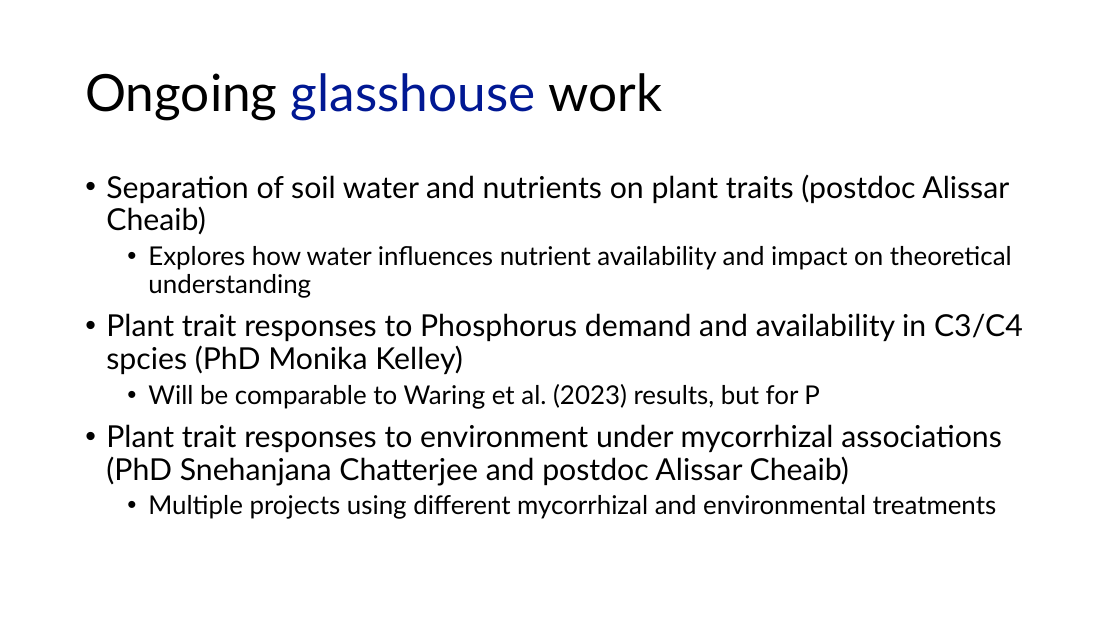
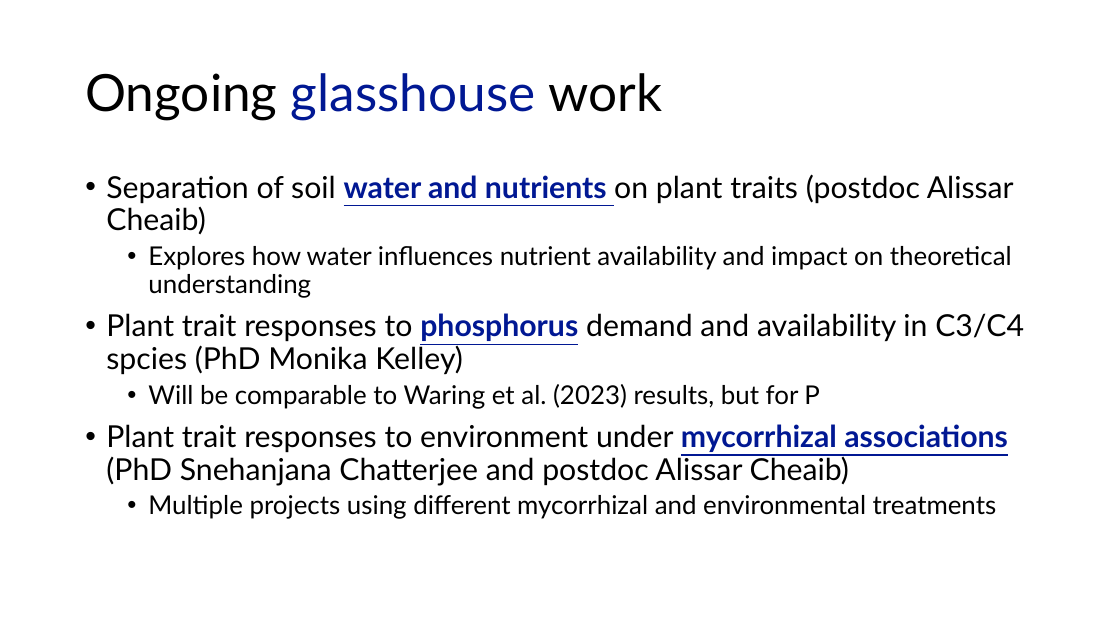
Before and after one commit to SmithEcophysLab/seminar, a slide deck: slide 25 of 2025_lemontree/src/lemontree_mtg_2025_smith.pptx. Drawn at 1120x630 pixels with LibreOffice and Linux fonts; fonts in the diff are those of the drawing. Boxes give left, top, right and bottom in pixels: in the first picture for what was removed or moved away, otherwise in the second. Text is boxed around its words. In the diff, an @@ line names an element or a change of style, - is before the commit and + after.

```diff
--- a/2025_lemontree/src/lemontree_mtg_2025_smith.pptx
+++ b/2025_lemontree/src/lemontree_mtg_2025_smith.pptx
@@ text at (x1=106, y1=174, x2=1014, y2=485): text colour #000000 to #011893, bold on, underline on in "water and nutrients", "mycorrhizal associations" @@
@@ text at (x1=106, y1=313, x2=1024, y2=375): text changed @@
-• Plant trait responses to Phosphorus demand and availability in C3/C4 spcies (PhD Monika Kelley)
+• Plant trait responses to phosphorus demand and availability in C3/C4 spcies (PhD Monika Kelley)
```
Also in this commit, not shown: 4 other slides changed, 1 other file.
